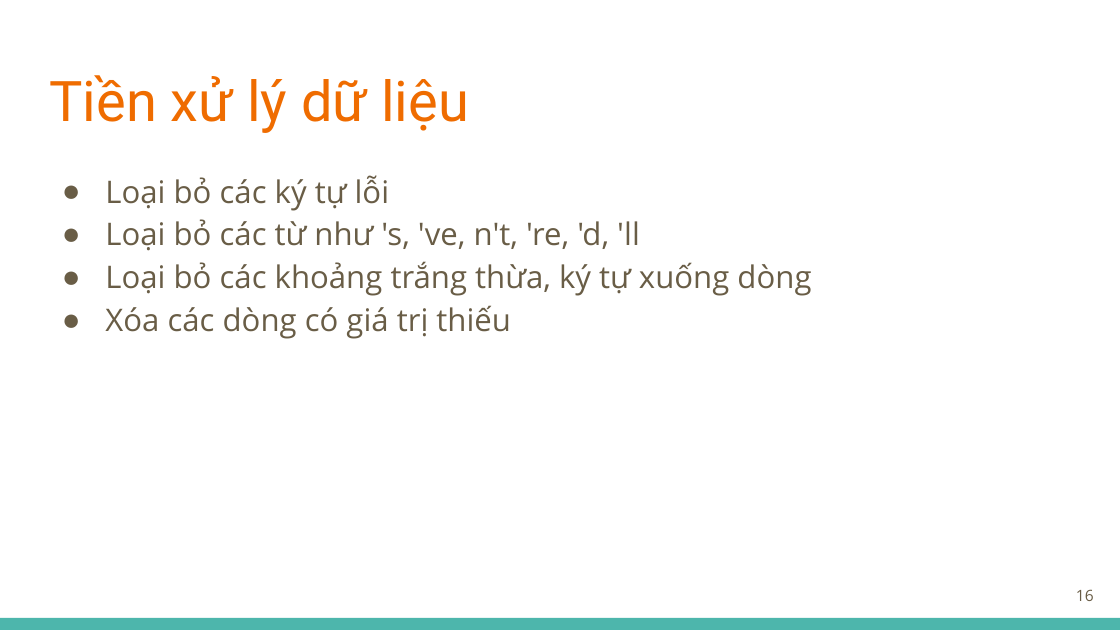
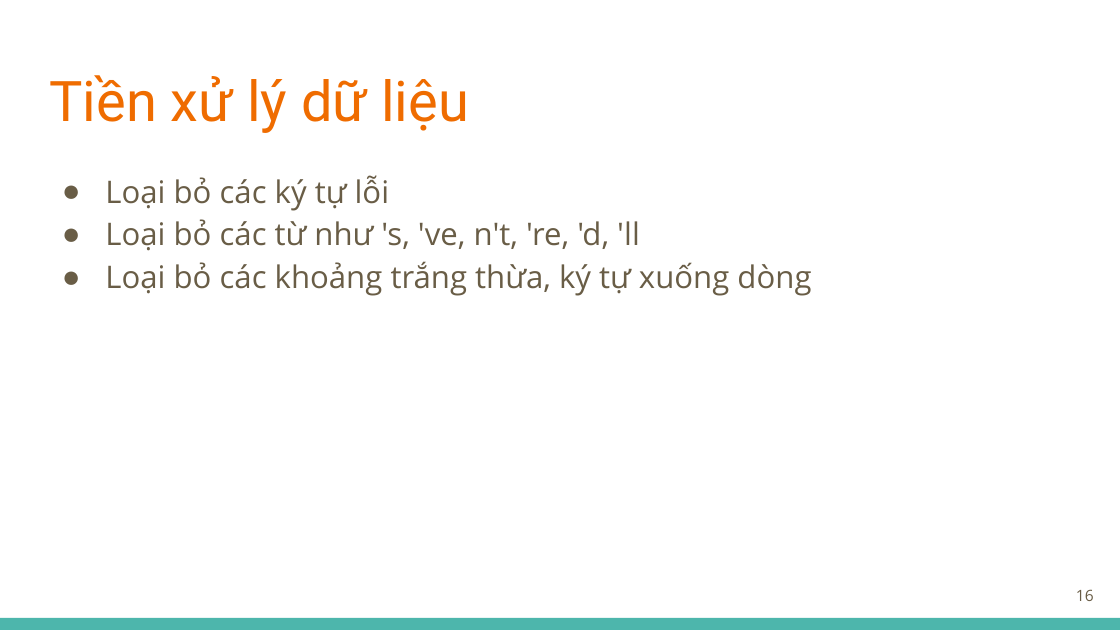
Before and after one commit to tuandoan998/DS_Final_Project, a slide deck: slide 16 of misc/docs/slide.pptx. Drawn at 1120x630 pixels with LibreOffice and Linux fonts; fonts in the diff are those of the drawing. Boxes give left, top, right and bottom in pixels: in the first picture for what was removed or moved away, otherwise in the second. Text is boxed around its words. In the diff, an @@ line names an element or a change of style, - is before the commit and + after.

```diff
--- a/misc/docs/slide.pptx
+++ b/misc/docs/slide.pptx
@@ text at (105, 305, 511, 339): paragraph removed @@
-● Xóa các dòng có giá trị thiếu
```
Also in this commit, not shown: 8 other slides changed, 3 slides added, 2 slides removed, 3 other files.
